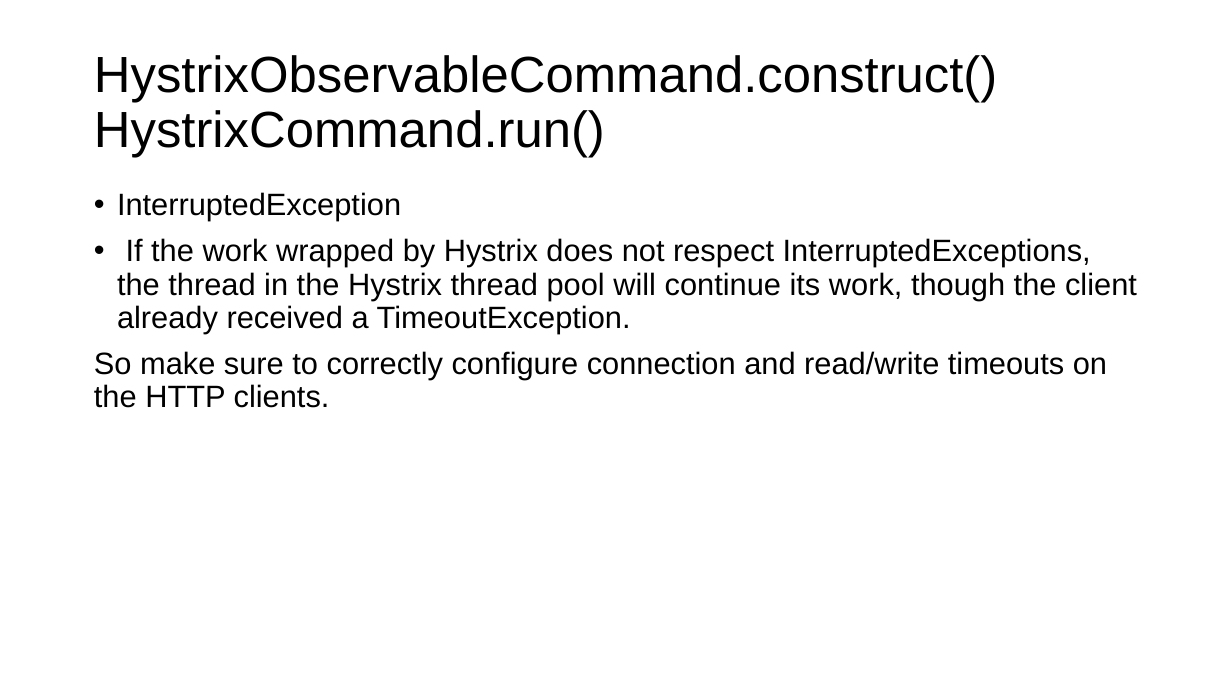
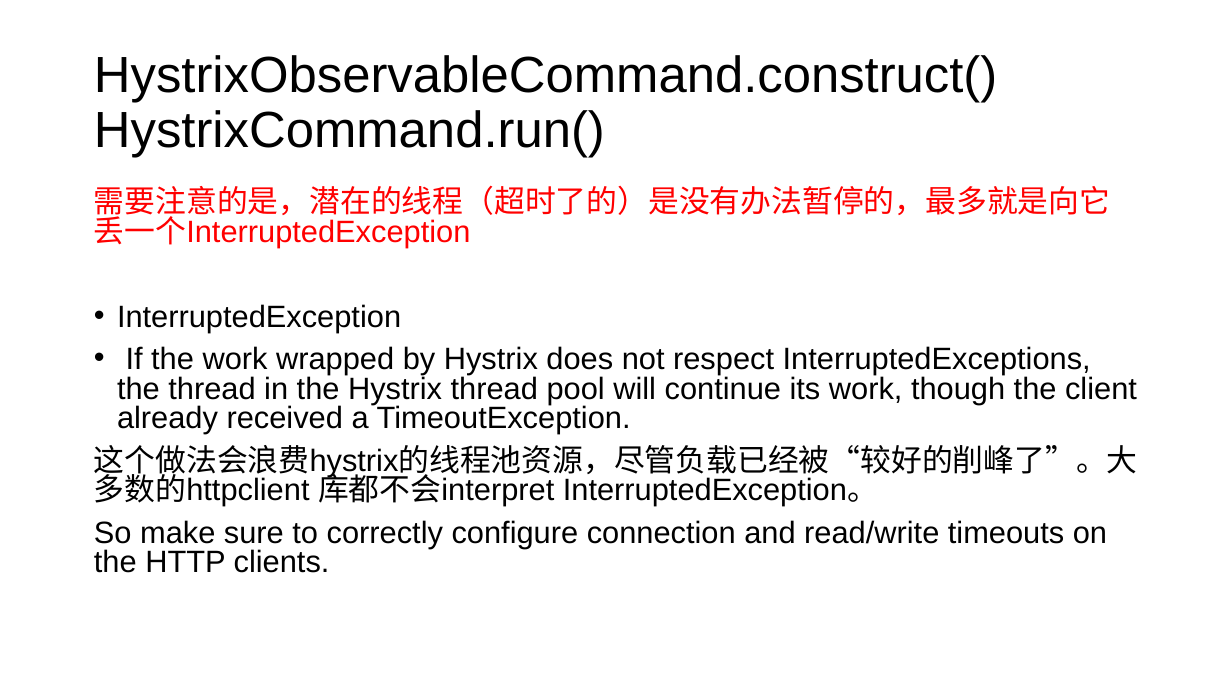
Before and after one commit to zy475459736/progress, a slide deck: slide 7 of springboot/hystrix/hystrix.pptx. Drawn at 1232x693 pixels with LibreOffice and Linux fonts; fonts in the diff are those of the drawing. Boxes give left, top, right and bottom in pixels: in the first picture for what was removed or moved away, otherwise in the second. Text is boxed around its words. In the diff, an @@ line names an element or a change of style, - is before the commit and + after.

```diff
--- a/springboot/hystrix/hystrix.pptx
+++ b/springboot/hystrix/hystrix.pptx
@@ text at bbox=[94, 185, 1110, 249]: paragraph added @@
+需要注意的是，潜在的线程（超时了的）是没有办法暂停的，最多就是向它丢一个InterruptedException
@@ text at bbox=[94, 304, 1137, 573]: line spacing 0.9 to 0.8 @@
@@ text at bbox=[94, 445, 1138, 507]: paragraph added @@
+这个做法会浪费hystrix的线程池资源，尽管负载已经被“较好的削峰了”。大多数的httpclient 库都不会interpret InterruptedException。
```
Also in this commit, not shown: 10 other slides changed, 15 slides added, 1 slide removed.
